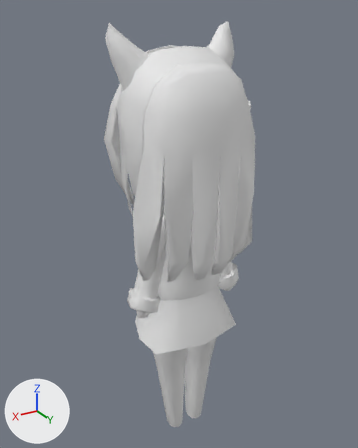
One commit to the Blender file src/client/assets/room/furnitures/doll-ai/doll-ai.blend: the scene before it, then after it.
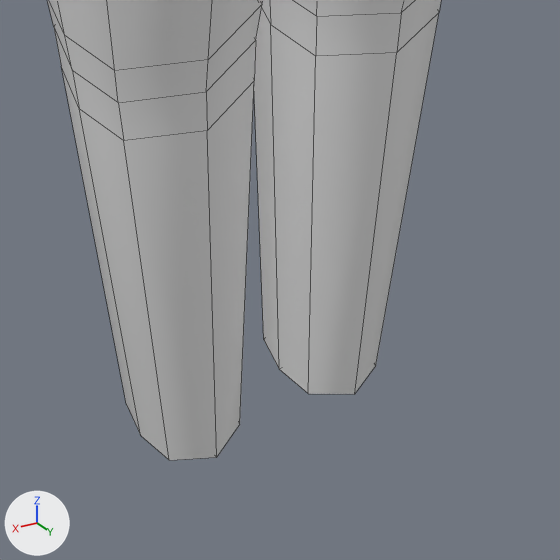
Each version appears first whole from a camera (50 mm lens) standing at (1.11, 1.801, 2.073) and looking at (-0.024, -0.089, 1.128), and next in a close-up on the part from 42% to 63% of the width and 81% to 98% of the height. The lights are fixed; the arrows at lower left show +X, +Y and +Z. The close-ups show mesh edges as thin lines. Materials are left out; every surface is plain grey.

The first close-up shows 'Ai_static'.
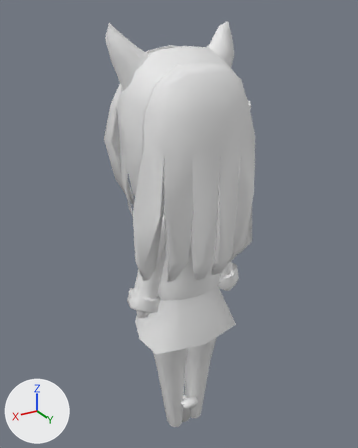
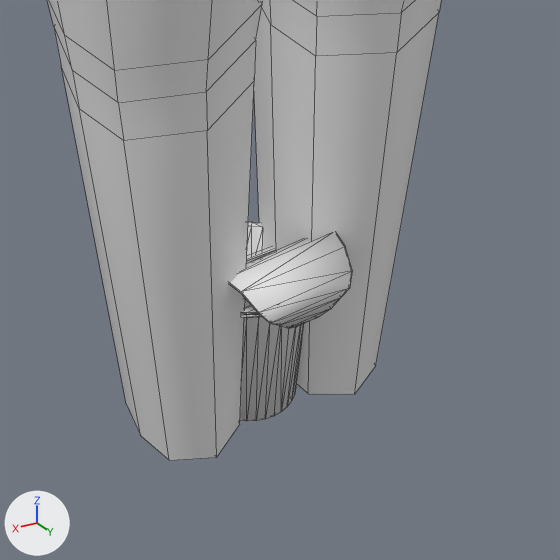
The change, as a diff of the scene's bpy script:
```diff
--- a/src/client/assets/room/furnitures/doll-ai/doll-ai.blend.py
+++ b/src/client/assets/room/furnitures/doll-ai/doll-ai.blend.py
@@ me_cylinder @@
+me_cylinder.from_pydata(...)  # 488 vertices, 656 faces; spans x -1.35..2.37, y 0.01..4.54, z -2.99..2.28
@@ ob_noodle @@
+ob_noodle = bpy.data.objects.new('noodle', me_cylinder)
+ob_noodle.location = (0.0, 0.0, 0.0)
+ob_noodle.rotation_euler = (1.571, 0.0, 1.571)  # degrees (90, 0, 90)
+ob_noodle.scale = (0.0357, 0.0357, 0.0357)
```

Boxes [x1, y1, x2, y2] around the edits, measured in the close-ups (560 x 560 px):
'noodle', added: after [230, 222, 353, 421]
